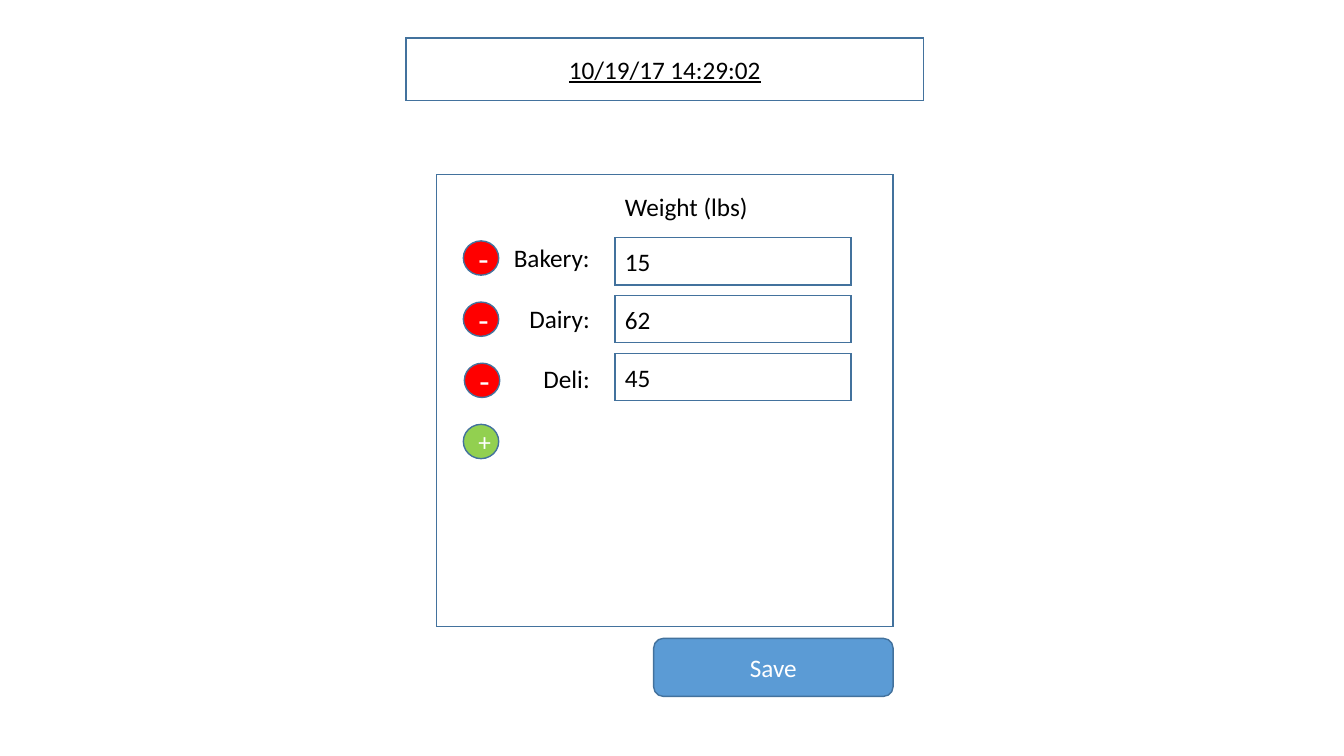
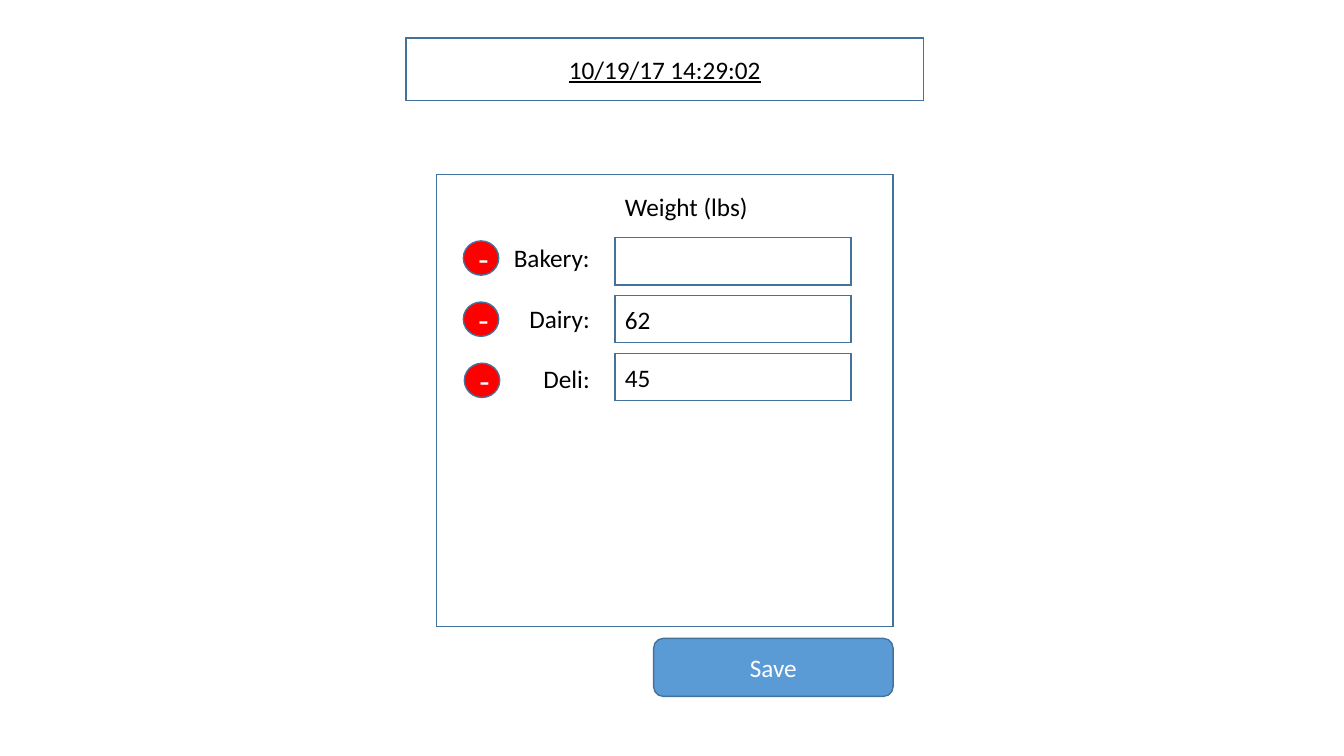
Before and after one commit to ShawnStrong/JustTwoMore, a slide deck: slide 14 of Just One More Program Prez2.pptx. Drawn at 1344x756 pixels with LibreOffice and Linux fonts; fonts in the diff are those of the drawing. Boxes give left, top, right and bottom in pixels: in the first picture for what was removed or moved away, otherwise in the second. Text is boxed around its words. In the diff, an @@ line names an element or a change of style, - is before the commit and + after.

```diff
--- a/Just One More Program Prez2.pptx
+++ b/Just One More Program Prez2.pptx
@@ text in rectangle at (625, 254, 651, 271): text removed @@
-15
@@ ellipse removed at (464, 424, 499, 459) @@
-+
```
Also in this commit, not shown: 1 other slide changed, 9 other files.
